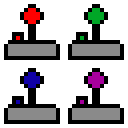
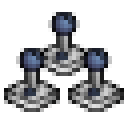
Two versions of the same layered image (128x128). Layer-by-layer changes:
added layer "Pasted Layer copy #2" above "Pasted Layer copy #1" over (68, 48, 124, 112)
added layer "Pasted Layer copy #1" above "Pasted Layer copy" over (4, 48, 60, 112)
added layer "Pasted Layer copy" above "Layer" over (36, 12, 92, 76)
painted on "Layer" over (4, 4, 124, 124)
